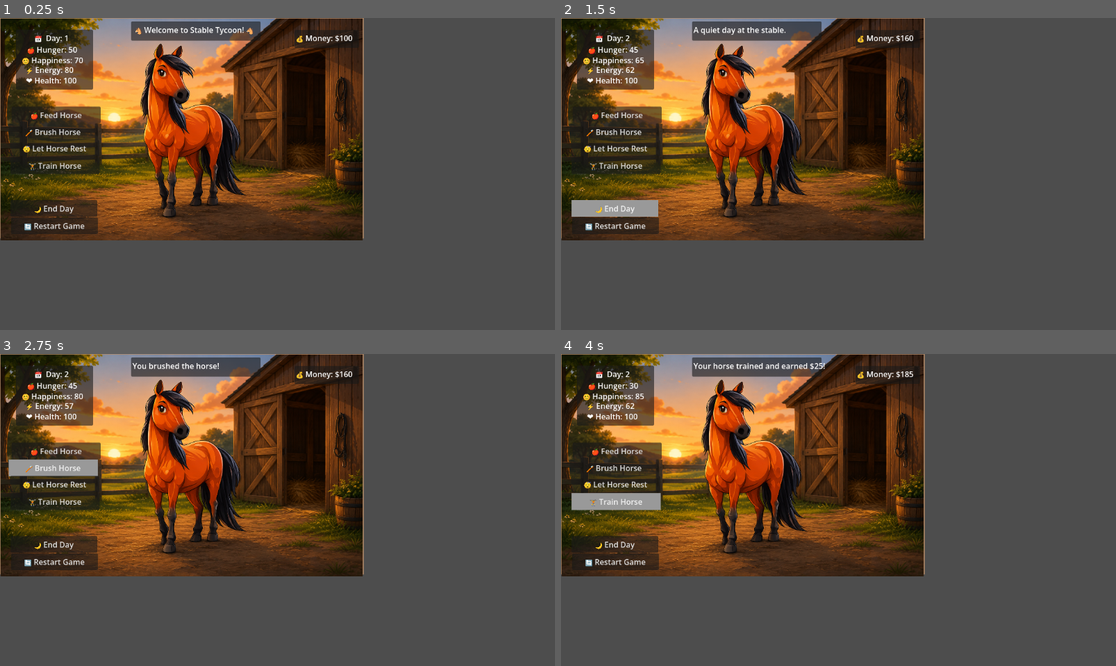
Above: before the commit, frames 1-4 (two rows, left to right).
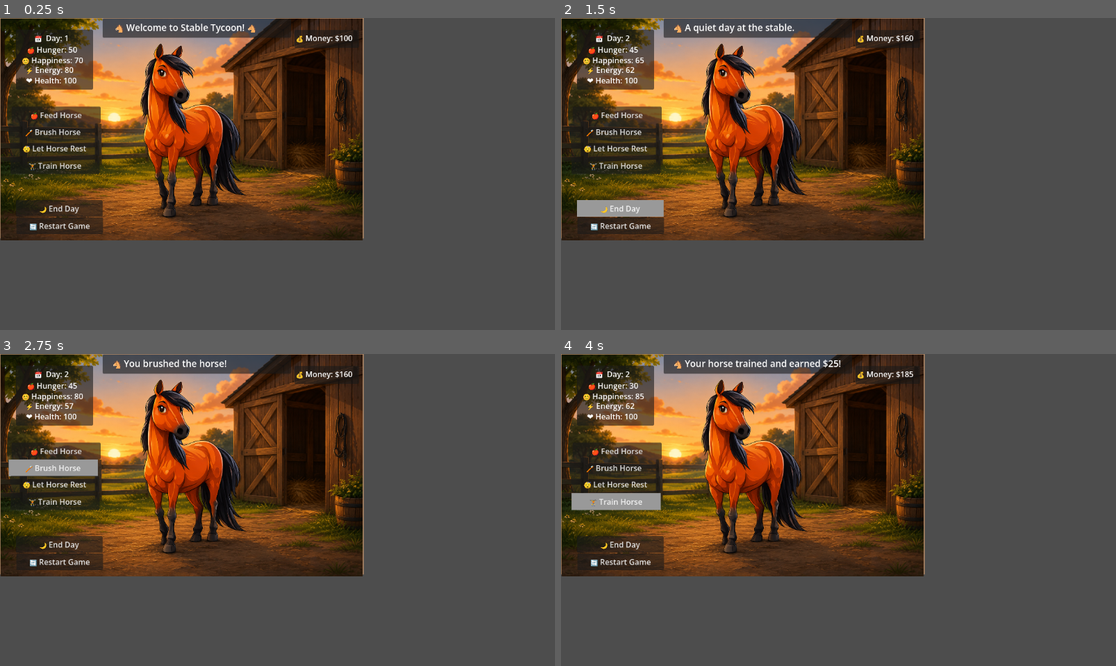
Above: after the commit, the same moments.

Repository: veronica-foltz/stable-tycoon
Game: Godot game, scene res://scenes/main.tscn
Same seed, same stepped clock (60 frames per second), same inputs: the game is played once before the commit and once after it.
Inputs:
- Up to frame 1 (0.25 s): no input
- Up to frame 2 (1.5 s): click "🍎 Feed Horse" at 0.5 s; click "🌙 End Day" at 1.25 s
- Up to frame 3 (2.75 s): click "🪥 Brush Horse" at 2 s
- Up to frame 4 (4 s): click "😴 Let Horse Rest" at 2.75 s; click "🏋️ Train Horse" at 3.5 s

The runs differ from the first frame. In frame 1, 1.6% of the frame differs, in the area x 2-53%, y 0-70%; in frame 2, 1.6%; in frame 3, 1.5%; in frame 4, 1.7%.

Commit message:
updated UI
updated UI

Diff:
--- a/stable-tycoon/scenes/main.gd
+++ b/stable-tycoon/scenes/main.gd
@@ -17,10 +17,10 @@
 func _on_feed_button_pressed():
 
 	if game_over:
-		update_status("Game over. Restart to play again.")
+		update_status("🐴 Game over. Restart to play again.")
 		return
 	if money < 5:
-		update_status("Not enough money to buy feed.")
+		update_status("🐴 Not enough money to buy feed.")
 		return
 	money -= 5
 
@@ -32,7 +32,7 @@
 	update_hunger_label()
 	update_happiness_label()
 	update_energy_label()
-	update_status("You fed the horse. Feed cost $5.")
+	update_status("🐴 You fed the horse. Feed cost $5.")
 
 
 var happiness = 70
@@ -58,7 +58,7 @@
 func _on_end_day_button_pressed():
 
 	if game_over:
-		update_status("Game over. Restart to play again.")
+		update_status("🐴 Game over. Restart to play again.")
 		return
 
 	day += 1
@@ -90,13 +90,13 @@
 		health = 0
 
 	if health <= 30:
-		update_status("Your horse is getting sick!")
+		update_status("🐴 Your horse is getting sick!")
 
 	update_status("A new day begins.")
 
 	if health <= 0:
 		game_over = true
-		update_status("Game over! Your horse became too sick.")
+		update_status("🐴 Game over! Your horse became too sick.")
 
 	random_daily_event()
 
@@ -120,7 +120,7 @@
 func _on_brush_button_pressed():
 
 	if game_over:
-		update_status("Game over. Restart to play again.")
+		update_status("🐴 Game over. Restart to play again.")
 		return
 
 	happiness += 15
@@ -133,7 +133,7 @@
 	if energy < 0:
 		energy = 0
 
-	update_status("You brushed the horse!")
+	update_status("🐴 You brushed the horse!")
 
 	clamp_stats()
 
@@ -144,7 +144,7 @@
 func _on_rest_button_pressed():
 
 	if game_over:
-		update_status("Game over. Restart to play again.")
+		update_status("🐴 Game over. Restart to play again.")
 		return
 
 	energy += 20
@@ -157,7 +157,7 @@
 	if hunger < 0:
 		hunger = 0
 
-	update_status("Your horse rested.")
+	update_status("🐴 Your horse rested.")
 
 	clamp_stats()
 
@@ -168,15 +168,15 @@
 func _on_train_button_pressed():
 
 	if game_over:
-		update_status("Game over. Restart to play again.")
+		update_status("🐴 Game over. Restart to play again.")
 		return
 
 	if energy < 15:
-		update_status("Your horse is too tired to train.")
+		update_status("🐴 Your horse is too tired to train.")
 		return
 
 	if hunger < 10:
-		update_status("Your horse is too hungry to train.")
+		update_status("🐴 Your horse is too hungry to train.")
 		return
 
 	money += 25
@@ -193,7 +193,7 @@
 	update_energy_label()
 	update_hunger_label()
 	update_happiness_label()
-	update_status("Your horse trained and earned $25!")
+	update_status("🐴 Your horse trained and earned $25!")
 
 func update_status(message):
 	status_label.text = message
@@ -222,7 +222,7 @@
 	update_happiness_label()
 	update_energy_label()
 	update_health_label()
-	update_status("New game started!")
+	update_status("🐴 New game started!")
 
 var game_over = false
 
@@ -233,17 +233,17 @@
 	var event = randi_range(1, 4)
 	if event == 1:
 		money += 20
-		update_status("A rider tipped you $20!")
+		update_status("🐴 A rider tipped you $20!")
 	elif event == 2:
 		money -= 15
-		update_status("You had to buy extra hay. -$15")
+		update_status("🐴 You had to buy extra hay. -$15")
 	elif event == 3:
 		happiness += 10
 		if happiness > 100:
 			happiness = 100
-		update_status("Your horse enjoyed extra pasture time!")
+		update_status("🐴 Your horse enjoyed extra pasture time!")
 	else:
-		update_status("A quiet day at the stable.")
+		update_status("🐴 A quiet day at the stable.")
 
 func clamp_stats():
 
--- a/stable-tycoon/scenes/main.tscn
+++ b/stable-tycoon/scenes/main.tscn
@@ -54,10 +54,10 @@
 
 [node name="NamePanel" type="Panel" parent="." unique_id=257235431]
 layout_mode = 0
-offset_left = 272.0
-offset_top = 7.0
-offset_right = 541.0
-offset_bottom = 47.0
+offset_left = 213.0
+offset_top = 1.0
+offset_right = 604.0
+offset_bottom = 41.0
 
 [node name="FeedButton" type="Button" parent="." unique_id=345679970]
 layout_mode = 0
@@ -103,9 +103,9 @@
 
 [node name="EndDayButton" type="Button" parent="." unique_id=381692743]
 layout_mode = 0
-offset_left = 22.0
+offset_left = 33.0
 offset_top = 378.0
-offset_right = 202.0
+offset_right = 213.0
 offset_bottom = 413.0
 theme_override_styles/hover = SubResource("StyleBoxFlat_sugp2")
 text = "🌙 End Day"
@@ -147,10 +147,11 @@
 
 [node name="StatusLabel" type="Label" parent="." unique_id=232731945]
 layout_mode = 0
-offset_left = 275.0
-offset_top = 13.0
-offset_right = 535.0
-offset_bottom = 36.0
+offset_left = 233.0
+offset_top = 6.0
+offset_right = 574.0
+offset_bottom = 51.0
+theme_override_font_sizes/font_size = 19
 text = " 🐴 Welcome to Stable Tycoon! 🐴 "
 
 [node name="HealthLabel" type="Label" parent="." unique_id=2082709946]
@@ -163,9 +164,9 @@
 
 [node name="RestartButton" type="Button" parent="." unique_id=127704067]
 layout_mode = 0
-offset_left = 23.0
+offset_left = 34.0
 offset_top = 414.0
-offset_right = 203.0
+offset_right = 214.0
 offset_bottom = 449.0
 theme_override_styles/hover = SubResource("StyleBoxFlat_sugp2")
 text = "🔄 Restart Game"
